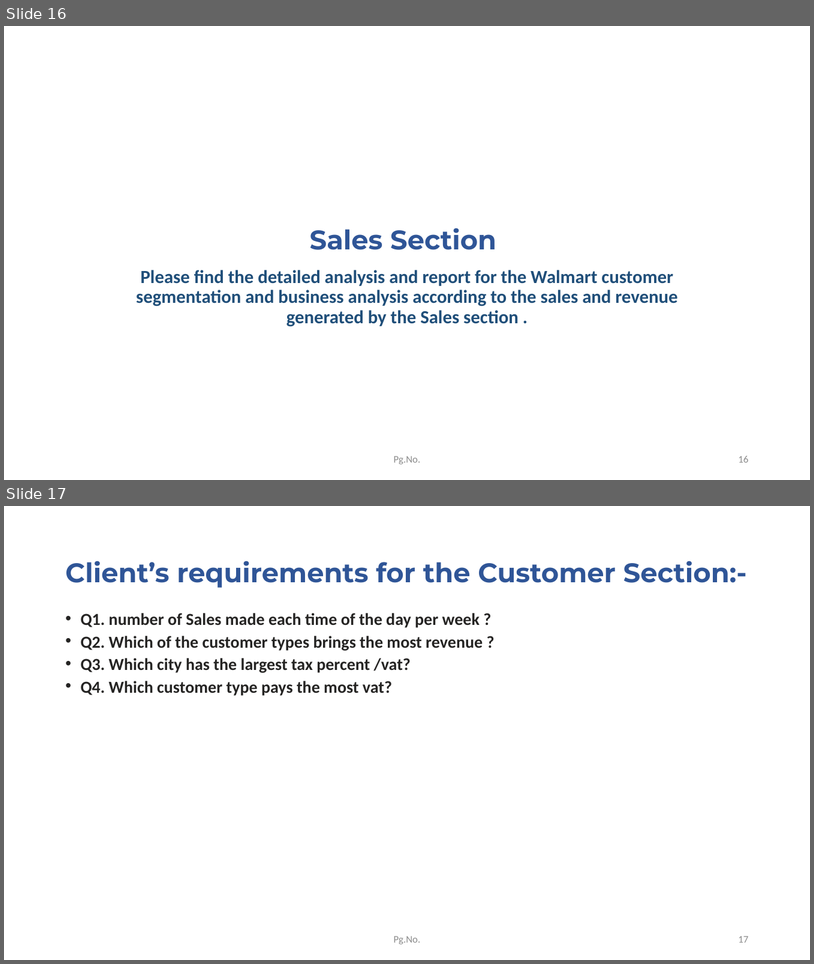
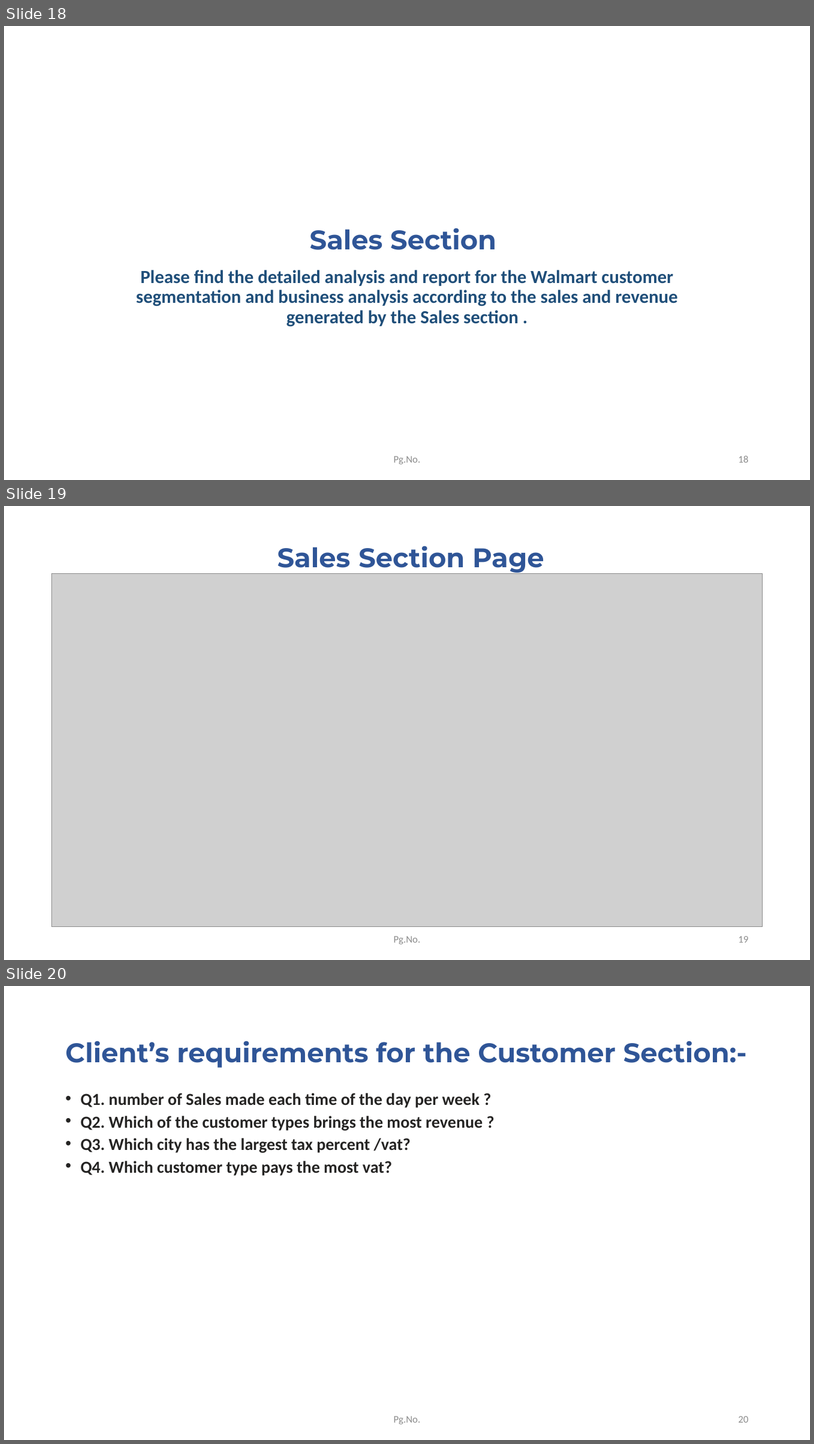
Before and after one commit to NikhilGit3432/SQL-Projects, a slide deck: Customer Segmentation for te walmart PPT.pptx. Shown one above the other, each under a label of ours: slides 16 and 17 before the commit, slides 18, 19 and 20 after it. The pictures are 814x964 and 814x1444 pixels, drawn with LibreOffice and Linux fonts; fonts in the diff are those of the drawing; grey boxes stand for pictures. Boxes give left, top, right and bottom in pixels: in the first picture for what was removed or moved away, otherwise in the second. Text is boxed around its words. In the diff, an @@ line names an element or a change of style, - is before the commit and + after.

```diff
--- a/Customer Segmentation for te walmart PPT.pptx
+++ b/Customer Segmentation for te walmart PPT.pptx
@@ slide 19 added at (4, 506, 810, 960), background #FFFFFF @@
@@ title added at (278, 546, 545, 573), 32 pt, text #2F5597, bold @@
+Sales Section Page
@@ picture added at (52, 574, 762, 927) @@
@@ text added at (394, 936, 421, 944), 12 pt, text #8C8C8C @@
+Pg.No.
@@ page number added at (738, 936, 749, 942), 12 pt, text #8C8C8C @@
+19
@@ what was slide 16 is now slide 18 @@
@@ page number at (738, 455, 749, 462): text changed @@
-16
+18
@@ what was slide 17 is now slide 20 @@
@@ page number at (738, 1416, 749, 1422): text changed @@
-17
+20
```
Also in this commit, not shown: 1 slide changed, 2 other slides added.
